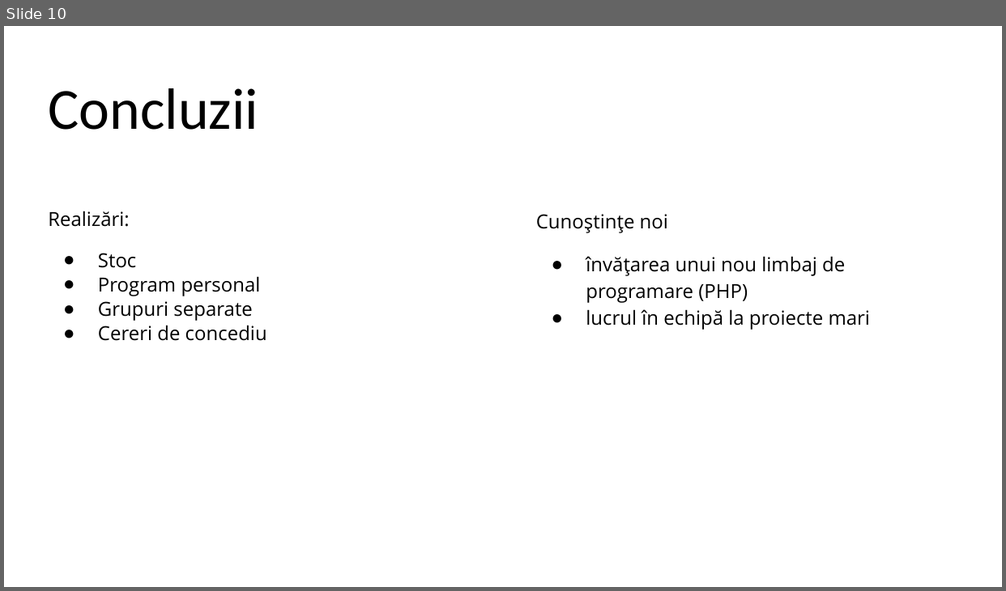
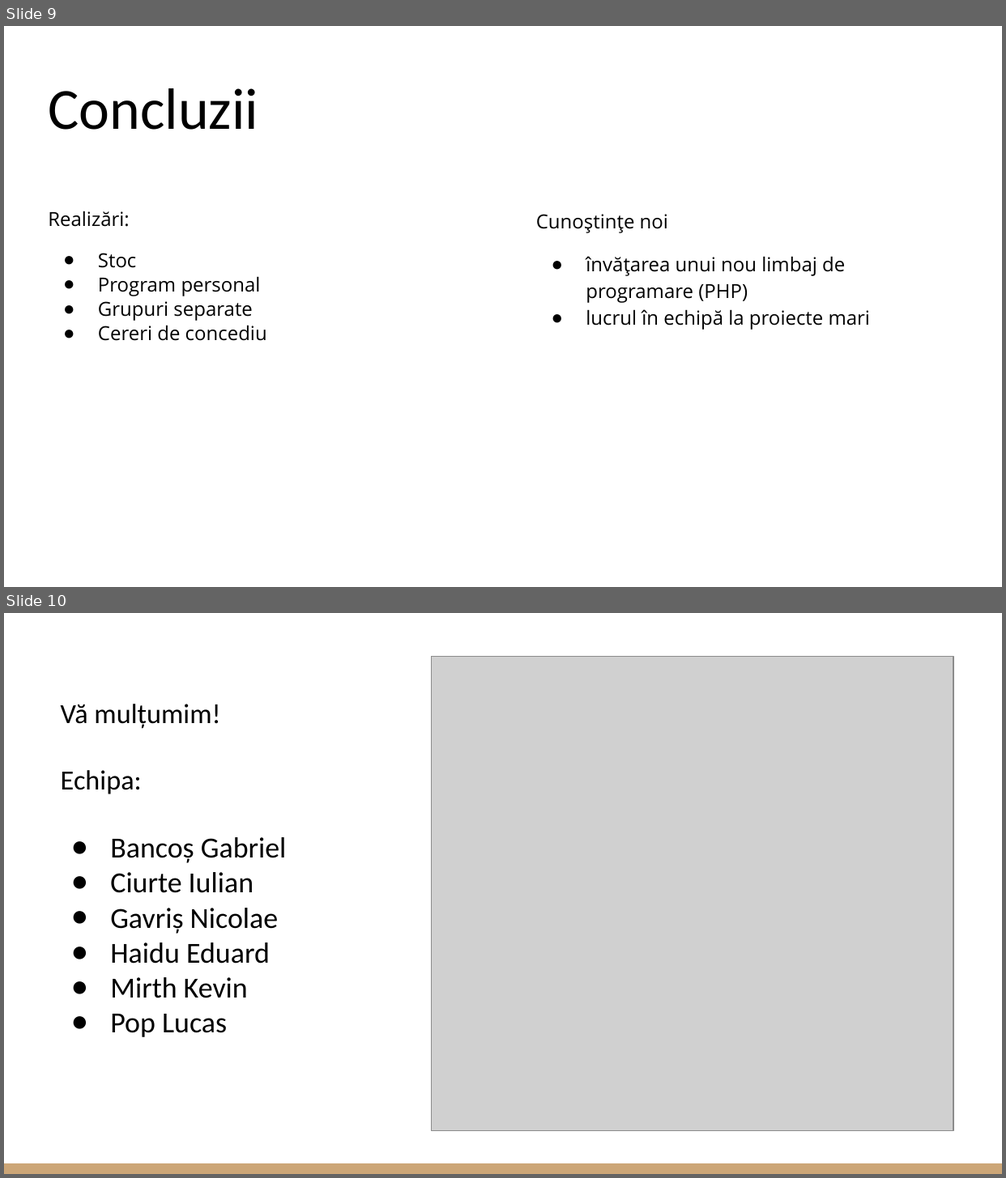
Before and after one commit to bancos23/restaurant-management, a slide deck: docs/Prezentare IP .pptx. Shown one above the other, each under a label of ours: slide 10 before the commit, slides 9 and 10 after it. The pictures are 1006x591 and 1006x1178 pixels, drawn with LibreOffice and Linux fonts; fonts in the diff are those of the drawing; grey boxes stand for pictures. Boxes give left, top, right and bottom in pixels: in the first picture for what was removed or moved away, otherwise in the second. Text is boxed around its words. In the diff, an @@ line names an element or a change of style, - is before the commit and + after.

Commit message:
updated ppt

```diff
--- a/docs/Prezentare IP .pptx
+++ b/docs/Prezentare IP .pptx
@@ slide 10 added at (x1=4, y1=613, x2=1002, y2=1174), background #FFFFFF @@
@@ picture added at (x1=431, y1=656, x2=953, y2=1131) @@
@@ title added at (x1=61, y1=704, x2=287, y2=1037), 21 pt, text #000000 @@
+Vă mulțumim!
+Echipa:
+● Bancoș Gabriel
+● Ciurte Iulian
+● Gavriș Nicolae
+● Haidu Eduard
+● Mirth Kevin
+● Pop Lucas
@@ rectangle added at (x1=4, y1=1164, x2=1002, y2=1174), fill #CCA677 @@
@@ what was slide 10 is now slide 9 @@
```
Also in this commit, not shown: 1 slide removed.
